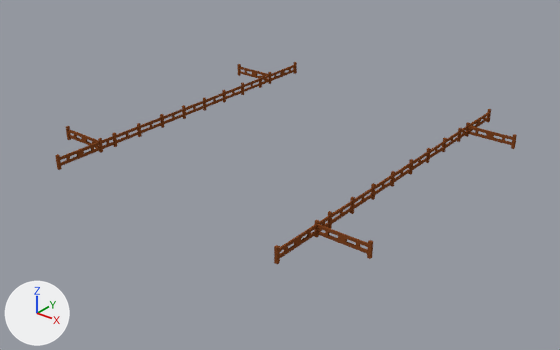
The Blender file Assets/prefabs/EscenarioJuego/EscenarioJuego.blend as it was, and as the next commit left it.
Before and after are seen from a 50 mm camera at (29.1, -37.3, 20.1) aimed at (0.2, -1.2, -2.2). Lighting does not change. The marker at lower left points along +X, +Y and +Z. Mesh edges are drawn as thin lines on the coarser meshes.

Script lines for the objects in view, before the commit:
```python
me_fence_021 = bpy.data.meshes.new('fence.021')
me_fence_021.from_pydata(...)  # 260 vertices, 392 faces; spans x 3.73..5.24, y -5.24..0.0, z -0.19..0.19
me_fence_021.materials.append(mat_fence)  # brown #814724
me_plane = bpy.data.meshes.new('Plane')
me_plane.from_pydata(...)  # 20 vertices, 12 faces; spans x -1.0..1.0, y -1.0..1.0, z -0.48
me_plane.materials.append(mat_ground)  # its picture is missing
ob_fencecut_001 = bpy.data.objects.new('fenceCut.001', me_fence_021)
ob_fencecut_001.location = (0.0, 0.0, 0.0)
ob_fencecut_001.rotation_euler = (0.0, 0.0, 3.142)  # degrees (0, 0, 180)
ob_fencecut_001.scale = (2.29, 2.29, 2.5)
_m = ob_fencecut_001.modifiers.new('Mirror', 'MIRROR')
_m.use_axis = (True, True, False)
ob_ground = bpy.data.objects.new('Ground', me_plane)
ob_ground.location = (0.0, 0.0, 0.0)
ob_ground.scale = (12.0, 12.0, 1.0)
ob_ground.hide_set(True)
```
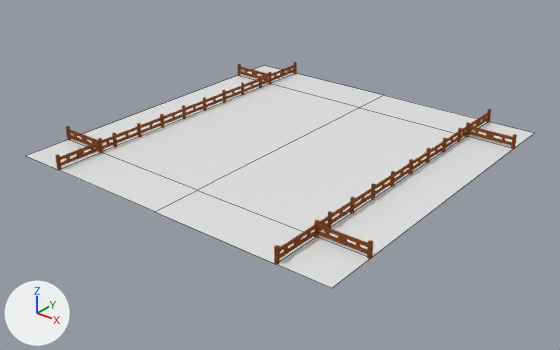
Commit message: Escenario y Zorro Modificado

Where the change shows, as pixel boxes (x1, y1, x2, y2) in the pictures (560 x 350 px):
'Ground', shown
    after: (26, 65, 534, 288)

What the commit changed:
Object 'Ground' (ob_ground) is now shown.
